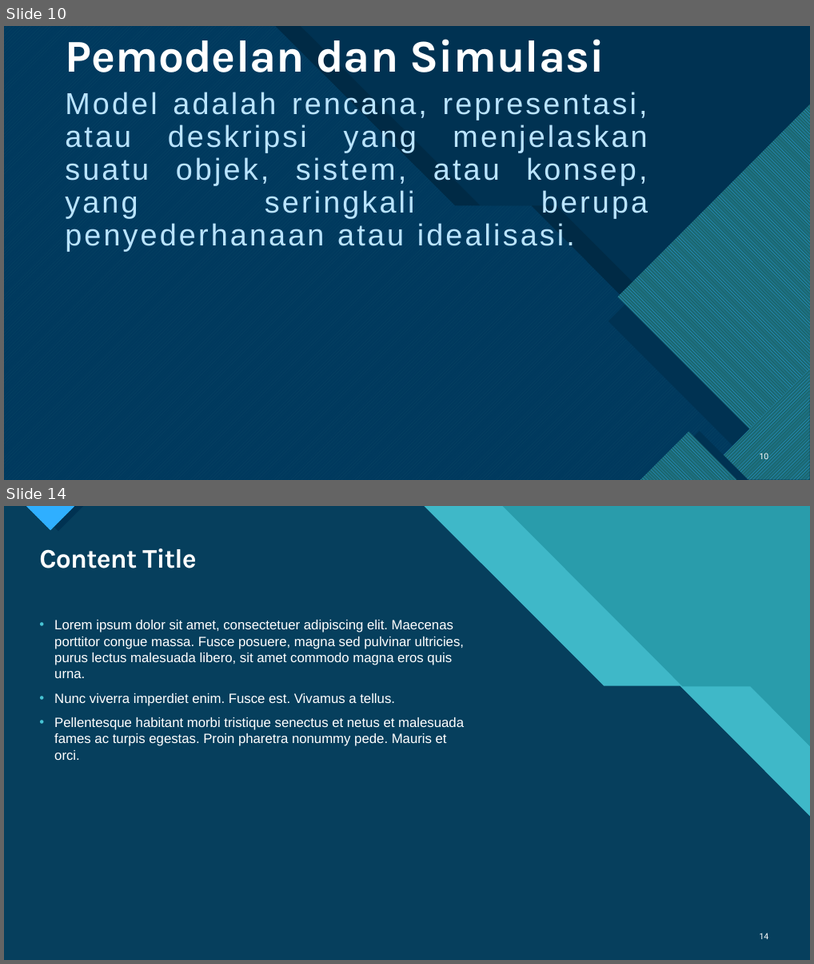
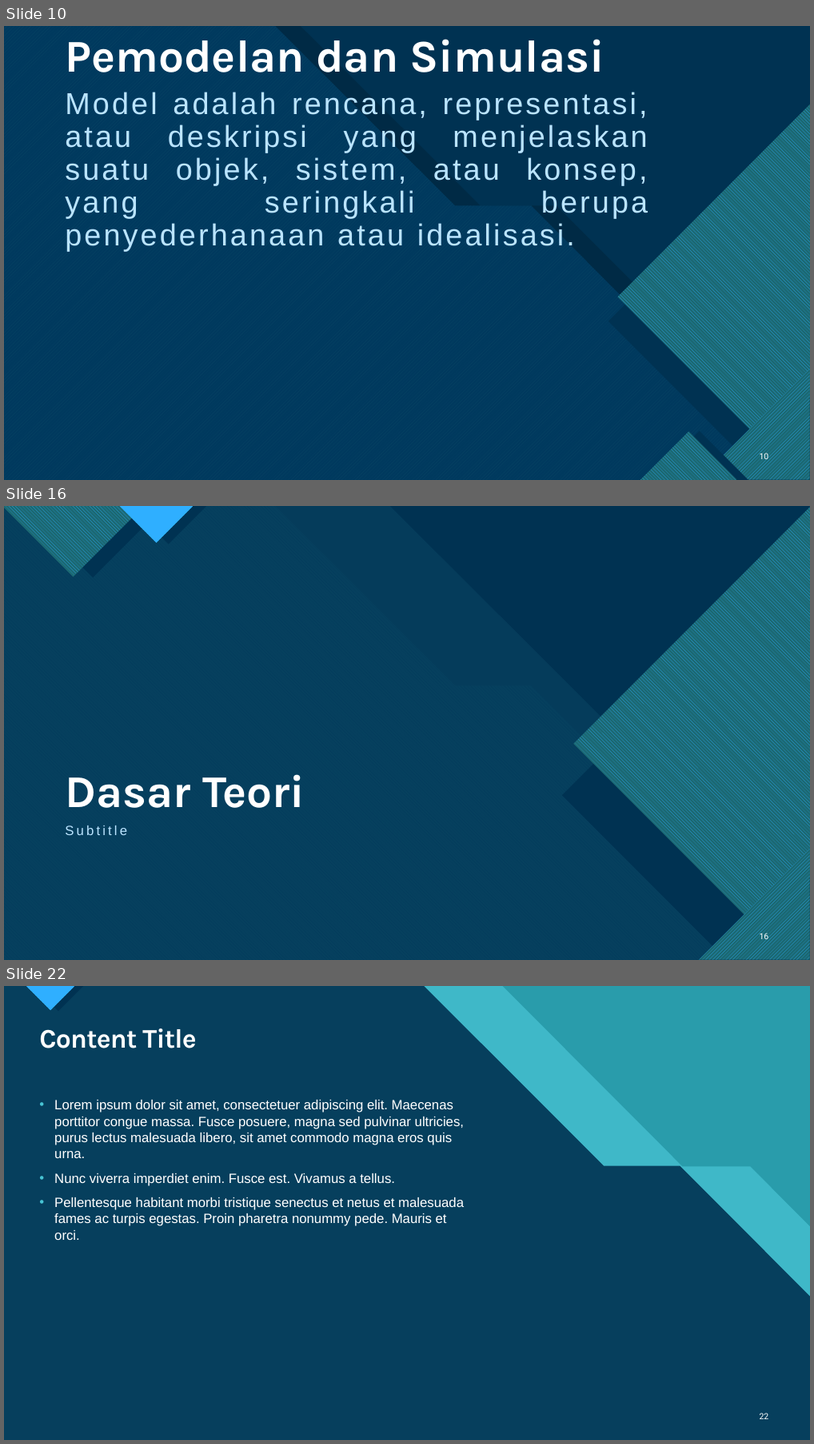
Before and after one commit to AggiaBintangRH/Skripsi, a slide deck: GAME SIMULASI KERJA PRAKTEK MAHASISWA FAKULTAS TEKNOLOGI INFORMASI.pptx. Shown one above the other, each under a label of ours: slides 10 and 14 before the commit, slides 10, 16 and 22 after it; the slides between them are not shown. The pictures are 814x964 and 814x1444 pixels, drawn with LibreOffice and Linux fonts; fonts in the diff are those of the drawing. Boxes give left, top, right and bottom in pixels: in the first picture for what was removed or moved away, otherwise in the second. Text is boxed around its words. In the diff, an @@ line names an element or a change of style, - is before the commit and + after.

```diff
--- a/GAME SIMULASI KERJA PRAKTEK MAHASISWA FAKULTAS TEKNOLOGI INFORMASI.pptx
+++ b/GAME SIMULASI KERJA PRAKTEK MAHASISWA FAKULTAS TEKNOLOGI INFORMASI.pptx
@@ slide 16 added at box(4, 506, 810, 960), background #FFFFFF; not listed: 12 template elements that a slide beside it also shows @@
@@ rectangle added at box(4, 506, 810, 960), fill #0C4360 @@
@@ freeform shape added at box(4, 506, 810, 960), fill #47C3D3 at 74% opacity @@
@@ freeform shape added at box(4, 506, 806, 960), fill pattern #0065A4 on #47C3D3 @@
@@ freeform shape added at box(4, 506, 144, 576), fill pattern #2FAFFF on #1B6872 @@
@@ freeform shape added at box(21, 506, 165, 578), fill #003352 @@
@@ freeform shape added at box(119, 506, 194, 543), fill pattern #2FAFFF on #1B6872 @@
@@ freeform shape added at box(130, 506, 207, 544), fill #003352 @@
@@ right triangle added at box(390, 506, 810, 924), fill #003352 @@
@@ freeform shape added at box(574, 506, 810, 960), fill pattern #2FAFFF on #1B6872 @@
@@ freeform shape added at box(562, 548, 810, 960), fill #003352 @@
@@ title added at box(65, 774, 305, 808), 54 pt, text #FFFFFF, bold @@
+Dasar Teori
@@ text added at box(65, 825, 127, 835), 16 pt, text #BAE4FF @@
+Subtitle
@@ page number added at box(760, 931, 770, 941), 10 pt, text #FFFFFF @@
+16
@@ what was slide 14 is now slide 22 @@
@@ page number at box(760, 1412, 770, 1419): text changed @@
-14
+22
```
Also in this commit, not shown: 1 slide changed, 9 other slides added, 2 slides removed.
